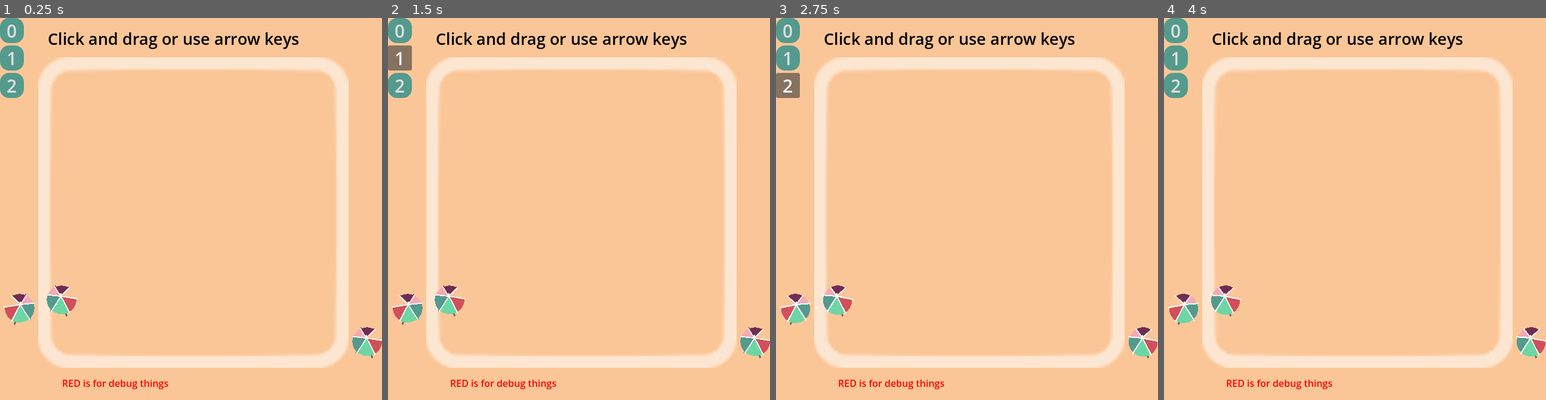
Above: before the commit, frames 1-4 (left to right).
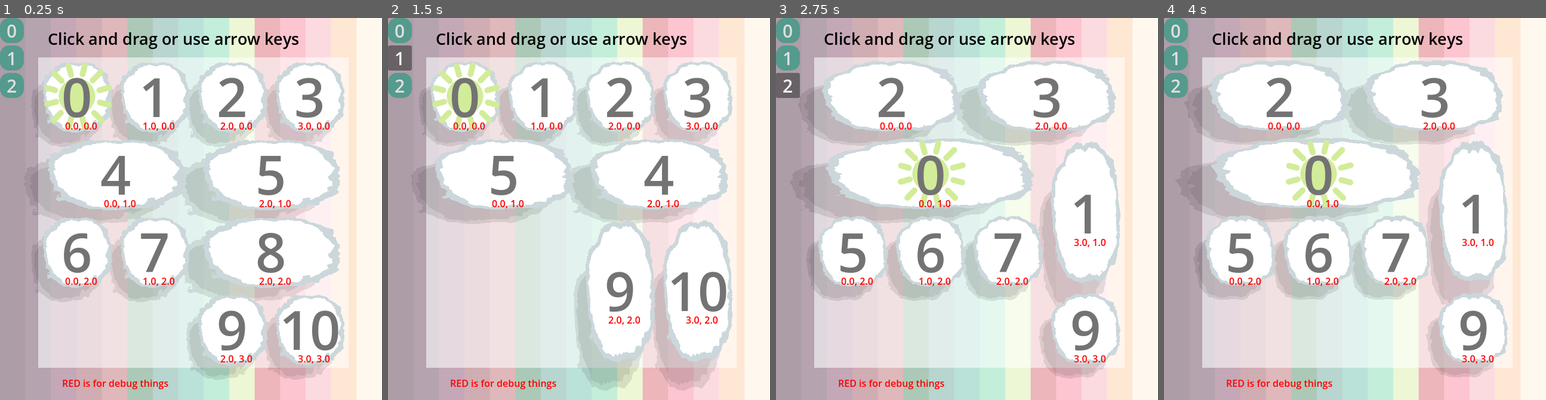
Above: after the commit, the same moments.

Repository: firelighted/comfyjam2026_slidingsun
Game: Godot game, scene res://scenes_scripts/main_2d.tscn
The game is run twice, just before and just after one commit, with the same random seed, the same clock (stepped at 60 frames per second) and the same inputs. The engine's default icon, where the game draws it, is replaced by a stand-in: a white triangle on a blue panel in a dark square.
Inputs (mouse positions are in pixels of both pictures, inside the frame that each line leads up to):
- Up to frame 1 (0.25 s): no input
- Up to frame 2 (1.5 s): click "0" at 0.5 s; click "1" at 1.25 s
- Up to frame 3 (2.75 s): click "2" at 2 s
- Up to frame 4 (4 s): move the mouse to (1439, 189) at 2.77 s; hold Right (ui_right) 2.78-3.5 s; click (1439, 189) at 2.92 s; drag from (1278, 228) to (1335, 285) at 3.52 s

The runs differ from the first frame. In frame 1, 97% of the frame differs, in the area x 0-100%, y 0-100%; in frame 2, 97%; in frame 3, 97%; in frame 4, 97%.
Error before the commit: Parse Error: Identifier "PIXELS_PER_UNIT" not declared in the current scope. (res://scenes_scripts/block.gd:111)

Commit message:
repairing post-rebase errors

Diff:
--- a/block_manager.gd
+++ b/block_manager.gd
@@ -187,7 +187,7 @@
 ) -> void:
 	if new_pos == prev_pos: return # no update to be made
 
-	var dir = new_pos - prev_pos # dir != Vector2.ZERO always
+	var dir = new_pos - prev_pos # dir != Vector2.ZERO
 	var sign_x = signi(dir.x)
 	var sign_y = signi(dir.y)
 
@@ -224,6 +224,7 @@
 				array[del_idx] = -1
 
 
+# TODO: should probably refactor to use get_array()
 ### direction: either -1, 0, or 1
 func max_legal_distance(block: Block, axis: String, direction: int) -> int:
 	var max_distance = 0
--- a/scenes_scripts/block.gd
+++ b/scenes_scripts/block.gd
@@ -108,9 +108,9 @@
 
 			var offset_x = 0
 			if direction > 0:
-				offset_x = min(overall_offset.x, max_distance*PIXELS_PER_UNIT)
+				offset_x = min(overall_offset.x, max_distance*Constants.PIXELS_PER_UNIT)
 			elif direction < 0:
-				offset_x = max(overall_offset.x, -max_distance*PIXELS_PER_UNIT)
+				offset_x = max(overall_offset.x, -max_distance*Constants.PIXELS_PER_UNIT)
 
 			overall_offset = Vector2(offset_x, 0)
 		else:
@@ -120,9 +120,9 @@
 
 			var offset_y = 0
 			if direction > 0:
-				offset_y = min(overall_offset.y, max_distance*PIXELS_PER_UNIT)
+				offset_y = min(overall_offset.y, max_distance*Constants.PIXELS_PER_UNIT)
 			elif direction < 0:
-				offset_y = max(overall_offset.y, -max_distance*PIXELS_PER_UNIT)
+				offset_y = max(overall_offset.y, -max_distance*Constants.PIXELS_PER_UNIT)
 
 			overall_offset = Vector2(0, offset_y)
 
--- a/scenes_scripts/main_2d.tscn
+++ b/scenes_scripts/main_2d.tscn
@@ -1,14 +1,12 @@
-[gd_scene load_steps=14 format=3 uid="uid://b68t311mpj4pr"]
+[gd_scene load_steps=12 format=3 uid="uid://b68t311mpj4pr"]
 
 [ext_resource type="Script" path="res://block_manager.gd" id="1_5ua2j"]
 [ext_resource type="Theme" uid="uid://dqbku2qxufg7j" path="res://theme/main_theme.tres" id="1_stk34"]
-[ext_resource type="Texture2D" uid="uid://cg14q0lo7puh1" path="res://images/palette.png" id="2_31q7j"]
-[ext_resource type="Texture2D" uid="uid://l6c5b8gwc4ih" path="res://images/tiles/square.png" id="2_bb1j8"]
+[ext_resource type="Texture2D" uid="uid://tmeqmnimt82m" path="res://images/palette.png" id="2_31q7j"]
+[ext_resource type="Texture2D" uid="uid://c0erbyrf7daro" path="res://images/tiles/square.png" id="2_bb1j8"]
 [ext_resource type="LabelSettings" uid="uid://b4qx5deogc1w8" path="res://theme/DEBUG_labelsetting.tres" id="3_ytdtc"]
 [ext_resource type="PackedScene" uid="uid://c1nqrhcqdwaqy" path="res://scenes_scripts/block.tscn" id="6_6y1a6"]
-[ext_resource type="Texture2D" uid="uid://qixnn3lrl0vn" path="res://images/tiles/squircle_border.png" id="6_76yo5"]
-[ext_resource type="PackedScene" uid="uid://bucq7kv38e42" path="res://scenes_scripts/umbrella.tscn" id="6_a0v82"]
-[ext_resource type="Texture2D" uid="uid://cihbuf5w5dxhy" path="res://icon.svg" id="7_8hjc0"]
+[ext_resource type="Texture2D" uid="uid://cpn4chu647sc0" path="res://icon.svg" id="7_8hjc0"]
 
 [sub_resource type="LabelSettings" id="LabelSettings_ivpb4"]
 font_size = 27
@@ -37,8 +35,6 @@
 theme = ExtResource("1_stk34")
 
 [node name="background" type="TextureRect" parent="UI"]
-visible = false
-self_modulate = Color(1, 0.929412, 0.843137, 1)
 layout_mode = 1
 anchors_preset = 15
 anchor_right = 1.0
@@ -49,7 +45,7 @@
 texture = ExtResource("2_31q7j")
 
 [node name="midground" type="TextureRect" parent="UI"]
-self_modulate = Color(0.984314, 0.776471, 0.592157, 1)
+self_modulate = Color(1, 1, 1, 0.584314)
 layout_mode = 1
 anchors_preset = 15
 anchor_right = 1.0
@@ -94,20 +90,11 @@
 script = ExtResource("1_5ua2j")
 
 [node name="valid_tile_area_bkgd" type="Sprite2D" parent="Main2D"]
-self_modulate = Color(1, 1, 1, 0.560784)
+self_modulate = Color(1, 1, 1, 0.572549)
 position = Vector2(0, 1.43051e-06)
 scale = Vector2(4, 4)
-texture = ExtResource("6_76yo5")
+texture = ExtResource("2_bb1j8")
 offset = Vector2(65, 65.0249)
-
-[node name="Umbrella" parent="Main2D" instance=ExtResource("6_a0v82")]
-position = Vector2(-32, 422)
-
-[node name="Umbrella2" parent="Main2D" instance=ExtResource("6_a0v82")]
-position = Vector2(552, 478)
-
-[node name="Umbrella3" parent="Main2D" instance=ExtResource("6_a0v82")]
-position = Vector2(40, 408)
 
 [node name="BlockParent" type="Node2D" parent="Main2D"]
 
Not shown: 1 places in scenes_scripts/block.tscn that only renumber resources
